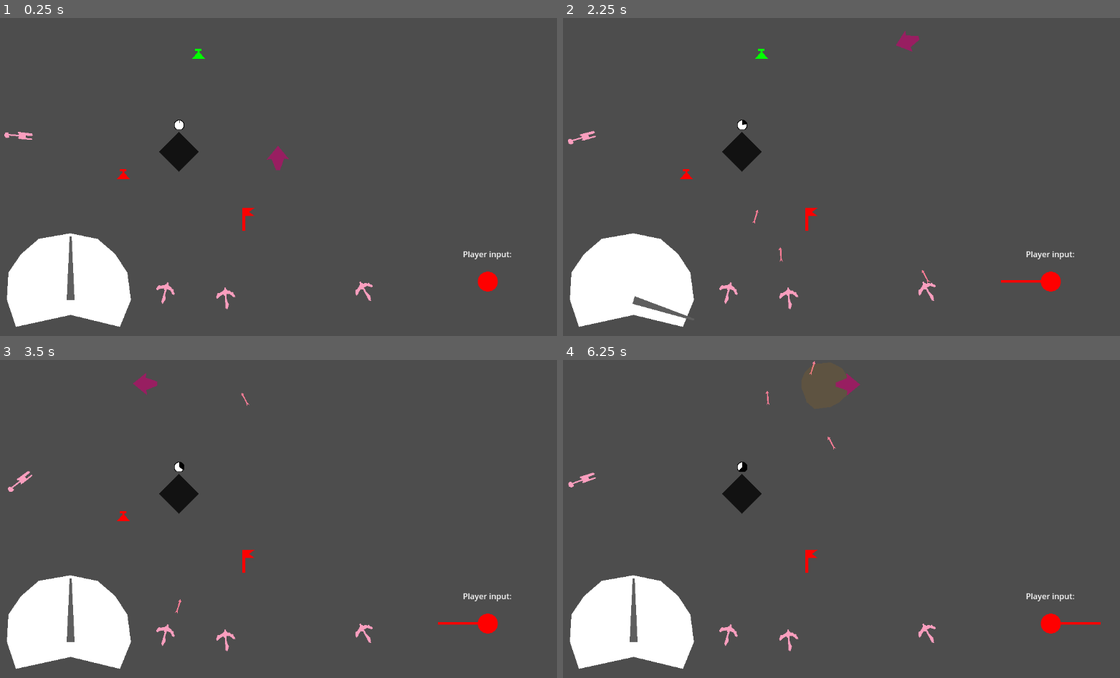
Above: before the commit, frames 1-4 (two rows, left to right).
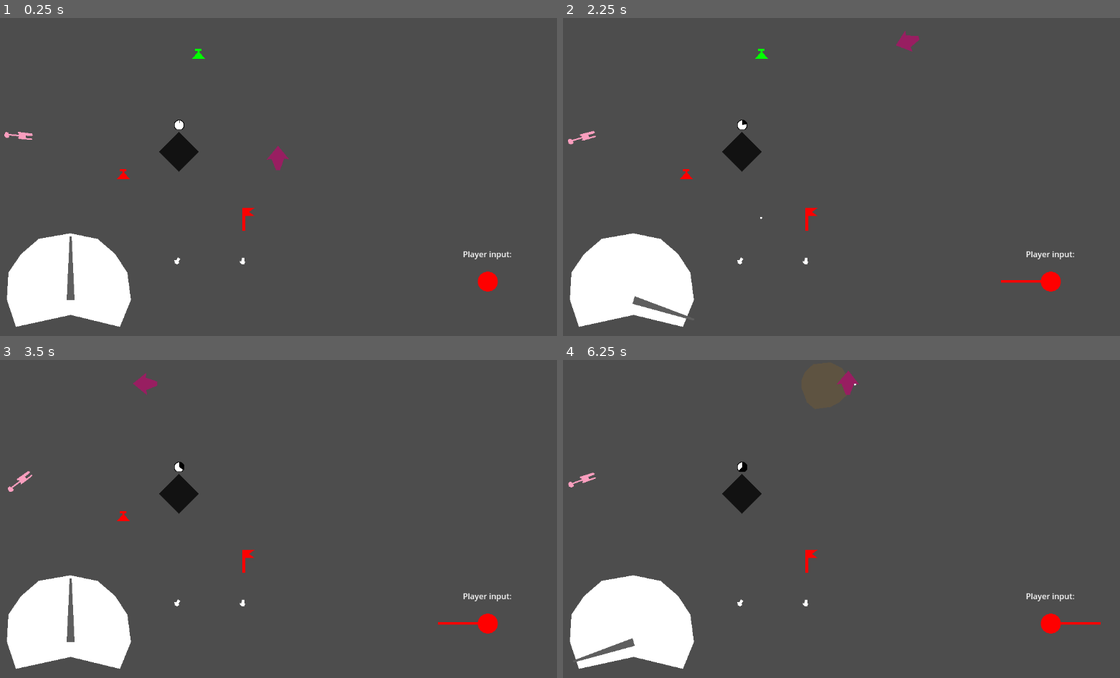
Above: after the commit, the same moments.

Repository: IwailerI/micro-jam-colors
Game: Godot game, scene res://scenes/level/level.tscn
Same seed, same stepped clock (60 frames per second), same inputs: the game is played once before the commit and once after it.
Inputs:
- Up to frame 1 (0.25 s): no input
- Up to frame 2 (2.25 s): hold Space (throttle) 0.53-1.28 s; hold W (movement_up) 0.53-2.03 s; tap Space (throttle) at 1.35 s; hold A (movement_left) from 2.03 s (still down); hold Space (throttle) from 2.03 s (still down)
- Up to frame 3 (3.5 s): keep holding A (movement_left); release Space (throttle) at 2.78 s; tap Space (throttle) at 2.85 s
- Up to frame 4 (6.25 s): release A (movement_left) at 3.53 s; hold S (movement_down) 3.53-4.28 s; hold Space (throttle) 3.53-4.28 s; hold D (movement_right) 4.28-5.03 s; tap Space (throttle) at 4.35, 5.85 s; hold W (movement_up) 5.03-5.78 s; hold Space (throttle) 5.03-5.78 s; hold D (movement_right) from 5.78 s (still down)

The runs differ from the first frame. In frame 1, 0.3% of the frame differs, in the area x 0-67%, y 35-92%; in frame 2, 0.3%; in frame 3, 0.3%; in frame 4, 0.7%, in the area x 2-67%, y 0-96%.

Commit message:
Crossbow remade to Canon

Diff:
--- a/objects/brewing_stand/brewing_stand.gd
+++ b/objects/brewing_stand/brewing_stand.gd
@@ -1,4 +1,6 @@
 extends Node2D
+
+const POTION_PREFAB := preload("res://objects/potion/potion.tscn")
 
 @export_category("Color values")
 @export_range(0, 1) var red: int
@@ -6,7 +8,6 @@
 @export_range(0, 1) var blue: int
 
 @export_category("Brewing values")
-@export var potion: PackedScene
 @export_range(1, 60) var brewing_time: int
 
 @onready var respawn_progressbar: TextureProgressBar = $RespawnProgressBar
@@ -15,7 +16,7 @@
 
 
 func _ready() -> void:
-	assert(is_instance_valid(potion))
+	assert(red == 1 || green == 1 || blue == 1)
 	respawn_timer = $RespawnTimer
 	respawn_timer.timeout.connect(_finish_brewing)
 	_start_brewing()
@@ -32,7 +33,7 @@
 
 func _finish_brewing() -> void:
 	respawn_progressbar.visible = false
-	var potion_node := potion.instantiate()
+	var potion_node := POTION_PREFAB.instantiate()
 	potion_node.red = red
 	potion_node.green = green
 	potion_node.blue = blue
--- a/objects/crossbow/crossbow.gd
+++ b/objects/canon/canon.gd
@@ -1,17 +1,17 @@
 extends StaticBody2D
 
 
-const CROSSBOW_BOLT := preload("res://objects/crossbow/crossbow_bolt.tscn")
+const CANONBALL := preload("res://objects/projectiles/canonball.tscn")
 
 ## Duration in seconds before crossbow starts shooting.
-@export var wakeup: float = 3
-@export var cooldown: float = 3
+@export var wakeup: float = 0.5
+@export var cooldown: float = 1.5
 
 @onready var cooldown_timer: Timer = $Cooldown
 
 
 func _ready() -> void:
-	_setup.call_deferred() # awaiting in read is bad
+	_setup.call_deferred() # awaiting in ready is bad
 	cooldown_timer.timeout.connect(_on_shoot_cooldown_timeout)
 
 
@@ -22,7 +22,7 @@
 
 
 func _on_shoot_cooldown_timeout() -> void:
-	var inst := CROSSBOW_BOLT.instantiate() as Node2D
+	var inst := CANONBALL.instantiate() as Node2D
 	get_parent().add_child(inst)
 	inst.global_rotation = global_rotation
 	inst.global_position = global_position
--- a/objects/crossbow/crossbow.tscn
+++ b/objects/canon/canon.tscn
@@ -1,16 +1,14 @@
 [gd_scene load_steps=3 format=3 uid="uid://dwffie5p7ox4j"]
 
-[ext_resource type="Script" uid="uid://d23whoj8jr6ti" path="res://objects/crossbow/crossbow.gd" id="1_ksyy8"]
+[ext_resource type="Script" uid="uid://d23whoj8jr6ti" path="res://objects/canon/canon.gd" id="1_ksyy8"]
 
 [sub_resource type="CircleShape2D" id="CircleShape2D_ihhhh"]
 radius = 9.0
 
-[node name="Crossbow" type="StaticBody2D"]
+[node name="Cannon" type="StaticBody2D"]
 collision_layer = 2
 collision_mask = 0
 script = ExtResource("1_ksyy8")
-wakeup = 0.5
-cooldown = 1.5
 
 [node name="Cooldown" type="Timer" parent="."]
 
@@ -18,7 +16,13 @@
 shape = SubResource("CircleShape2D_ihhhh")
 
 [node name="Sprite" type="Polygon2D" parent="."]
+visible = false
 position = Vector2(-9, 2)
 scale = Vector2(3.45317, 3.45317)
 color = Color(0.983108, 0.620366, 0.748052, 1)
-polygon = PackedVector2Array(-5, -1, 2, -1, 3, -2, 2, -4, 1, -5, 1, -6, 2, -6, 4, -5, 4, -4, 5, -2, 6, -1, 7, -1, 7, 0, 6, 0, 5, 1, 5, 2, 4, 3, 4, 4, 3, 4, 2, 5, 1, 5, 1, 4, 2, 3, 2, 3, 3, 2, 3, 1, 3, 0, 2, 0, 0, 0, -3, 1, -6, 0)
+polygon = PackedVector2Array(-6, -4, -6, 4, 0, 4)
+
+[node name="Polygon2D" type="Polygon2D" parent="."]
+position = Vector2(-2, -0.454545)
+scale = Vector2(1, 1.09091)
+polygon = PackedVector2Array(-5, 3, -5, -2, 0, -6, 1, -2, 8, -2, 8, 3, 1, 3, 0, 5)
--- a/objects/crossbow/crossbow_bolt.tscn
+++ /dev/null
@@ -1,28 +0,0 @@
-[gd_scene load_steps=3 format=3 uid="uid://xwkjdsly88n5"]
-
-[ext_resource type="Script" uid="uid://bjy4iq1ykcw6t" path="res://objects/crossbow/crossbow_bolt.gd" id="1_c844m"]
-
-[sub_resource type="CapsuleShape2D" id="CapsuleShape2D_oknrv"]
-radius = 1.0
-height = 16.0
-
-[node name="CrossbowBolt" type="CharacterBody2D" groups=["Hazard"]]
-collision_layer = 4
-collision_mask = 7
-script = ExtResource("1_c844m")
-
-[node name="Visibility" type="VisibleOnScreenNotifier2D" parent="."]
-position = Vector2(-3.5, -0.5)
-scale = Vector2(1.65, 0.45)
-
-[node name="Polygon2D" type="Polygon2D" parent="."]
-position = Vector2(1, 1)
-scale = Vector2(0.792364, 0.558289)
-color = Color(1, 0.495858, 0.599217, 1)
-polygon = PackedVector2Array(-25, -8, -18, -4, 5, -4, 4, -9, 12, -2, 5, 4, 6, 1, -17, 0, -25, 4, -21, -2)
-
-[node name="CollisionShape2D" type="CollisionShape2D" parent="."]
-position = Vector2(-3, 0)
-rotation = -1.5708
-shape = SubResource("CapsuleShape2D_oknrv")
-debug_color = Color(0.992116, 0, 0.256465, 0.42)
--- /dev/null
+++ b/objects/projectiles/canonball.tscn
@@ -0,0 +1,11 @@
+[gd_scene load_steps=2 format=3 uid="uid://bceyb68o2p44r"]
+
+[ext_resource type="PackedScene" uid="uid://xwkjdsly88n5" path="res://objects/projectiles/projectile.tscn" id="1_g3a5f"]
+
+[node name="Canonball" instance=ExtResource("1_g3a5f")]
+
+[node name="Visibility" parent="." index="0"]
+scale = Vector2(0.3, 0.3)
+
+[node name="Polygon2D" type="Polygon2D" parent="." index="1"]
+polygon = PackedVector2Array(-2, -1, -1, -2, 1, -2, 2, -1, 2, 1, 1, 2, -1, 2, -2, 1)
--- /dev/null
+++ b/objects/projectiles/crossbow_bolt.tscn
@@ -0,0 +1,22 @@
+[gd_scene load_steps=3 format=3 uid="uid://ij77fx7jvsgq"]
+
+[ext_resource type="PackedScene" uid="uid://xwkjdsly88n5" path="res://objects/projectiles/projectile.tscn" id="1_f04ft"]
+
+[sub_resource type="CapsuleShape2D" id="CapsuleShape2D_f04ft"]
+radius = 1.0
+height = 12.0
+
+[node name="CrossbowBolt" instance=ExtResource("1_f04ft")]
+
+[node name="Visibility" parent="." index="0"]
+position = Vector2(-4.5, 0)
+scale = Vector2(1.55, 0.45)
+
+[node name="Polygon2D2" type="Polygon2D" parent="." index="1"]
+position = Vector2(1, 1)
+scale = Vector2(0.792364, 0.558289)
+color = Color(1, 0.495858, 0.599217, 1)
+polygon = PackedVector2Array(-25, -8, -18, -4, 5, -4, 4, -9, 12, -2, 5, 4, 6, 1, -17, 0, -25, 4, -21, -2)
+
+[node name="CollisionShape2D" parent="." index="2"]
+shape = SubResource("CapsuleShape2D_f04ft")
--- /dev/null
+++ b/objects/projectiles/projectile.tscn
@@ -0,0 +1,20 @@
+[gd_scene load_steps=3 format=3 uid="uid://xwkjdsly88n5"]
+
+[ext_resource type="Script" uid="uid://bjy4iq1ykcw6t" path="res://objects/projectiles/projectile.gd" id="1_c1bky"]
+
+[sub_resource type="CircleShape2D" id="CircleShape2D_c1bky"]
+radius = 1.0
+
+[node name="Projectile" type="CharacterBody2D" groups=["Hazard"]]
+collision_layer = 4
+collision_mask = 7
+script = ExtResource("1_c1bky")
+
+[node name="Visibility" type="VisibleOnScreenNotifier2D" parent="."]
+position = Vector2(3.57628e-07, 0)
+scale = Vector2(0.3, 0.2)
+
+[node name="CollisionShape2D" type="CollisionShape2D" parent="."]
+rotation = -1.5708
+shape = SubResource("CircleShape2D_c1bky")
+debug_color = Color(0.992116, 0, 0.256465, 0.42)
--- a/project.godot
+++ b/project.godot
@@ -32,8 +32,8 @@
 
 [global_group]
 
+GameManager=""
 Hazard=""
-GameManager=""
 Player=""
 
 [input]
--- a/scenes/level/level.tscn
+++ b/scenes/level/level.tscn
@@ -7,7 +7,7 @@
 [ext_resource type="PackedScene" uid="uid://tjya1g7djfw1" path="res://objects/ui/speedometer.tscn" id="3_i166f"]
 [ext_resource type="PackedScene" uid="uid://jw5kpdab0etq" path="res://objects/delivery_point/delivery_point.tscn" id="5_hnne4"]
 [ext_resource type="PackedScene" uid="uid://bt0stmwrnku5k" path="res://objects/brewing_stand/brewing_stand.tscn" id="6_wcngd"]
-[ext_resource type="PackedScene" uid="uid://dwffie5p7ox4j" path="res://objects/crossbow/crossbow.tscn" id="7_xv074"]
+[ext_resource type="PackedScene" uid="uid://dwffie5p7ox4j" path="res://objects/canon/canon.tscn" id="7_xv074"]
 [ext_resource type="PackedScene" uid="uid://skitiu8xadwy" path="res://objects/catapult/catapult.tscn" id="8_sytrn"]
 
 [sub_resource type="WorldBoundaryShape2D" id="WorldBoundaryShape2D_jww0w"]
@@ -32,32 +32,6 @@
 [node name="GameManager" parent="." instance=ExtResource("1_qkmgm")]
 unique_name_in_owner = true
 
-[node name="PlayerColliders" type="Node" parent="."]
-
-[node name="DeliveryPoint" parent="PlayerColliders" instance=ExtResource("5_hnne4")]
-position = Vector2(532, 405)
-
-[node name="Potion" parent="PlayerColliders" instance=ExtResource("1_i166f")]
-position = Vector2(281, 315)
-red = 1
-
-[node name="Potion2" parent="PlayerColliders" instance=ExtResource("1_i166f")]
-position = Vector2(432, 73)
-green = 1
-
-[node name="BrewingStand" parent="PlayerColliders" instance=ExtResource("6_wcngd")]
-position = Vector2(393, 269)
-green = 1
-blue = 1
-potion = ExtResource("1_i166f")
-
-[node name="Player" parent="." instance=ExtResource("1_jww0w")]
-position = Vector2(591, 333)
-base_speed = 200.0
-max_speed = 400.0
-throttle_acceleration = 1000.0
-passive_acceleration = -1000.0
-
 [node name="WorldBorder" type="StaticBody2D" parent="."]
 collision_layer = 2
 collision_mask = 0
@@ -80,36 +54,59 @@
 rotation = -1.5708
 shape = SubResource("WorldBoundaryShape2D_jww0w")
 
-[node name="StaticBody2D2" type="StaticBody2D" parent="."]
+[node name="Tileset(TODO)" type="Node2D" parent="."]
+
+[node name="StaticBody2D2" type="StaticBody2D" parent="Tileset(TODO)"]
 collision_layer = 2
 collision_mask = 0
 
-[node name="CollisionShape2D" type="CollisionShape2D" parent="StaticBody2D2"]
+[node name="CollisionShape2D" type="CollisionShape2D" parent="Tileset(TODO)/StaticBody2D2"]
 position = Vector2(869.5, 309)
 shape = SubResource("RectangleShape2D_jww0w")
 
-[node name="StaticBody2D" type="StaticBody2D" parent="." groups=["Hazard"]]
+[node name="Hazards" type="Node2D" parent="."]
+
+[node name="Cannon" parent="Hazards" instance=ExtResource("7_xv074")]
+position = Vector2(390, 488)
+rotation = -1.07913
+
+[node name="Cannon2" parent="Hazards" instance=ExtResource("7_xv074")]
+position = Vector2(521, 488)
+rotation = -1.48466
+
+[node name="Catapult" parent="Hazards" instance=ExtResource("8_sytrn")]
+position = Vector2(82, 238)
+
+[node name="StaticBody2D" type="StaticBody2D" parent="Hazards" groups=["Hazard"]]
 position = Vector2(182.762, 118.371)
 collision_layer = 4
 collision_mask = 0
 
-[node name="CollisionShape2D" type="CollisionShape2D" parent="StaticBody2D"]
+[node name="CollisionShape2D" type="CollisionShape2D" parent="Hazards/StaticBody2D"]
 shape = SubResource("CircleShape2D_nbgty")
 debug_color = Color(0.944911, 0.0655937, 0.561244, 0.42)
 
-[node name="Crossbow" parent="." instance=ExtResource("7_xv074")]
-position = Vector2(366, 546)
-rotation = -1.28095
-wakeup = 0.33
+[node name="Pickups" type="Node2D" parent="."]
 
-[node name="Crossbow2" parent="." instance=ExtResource("7_xv074")]
-position = Vector2(486, 557)
-rotation = -1.63637
+[node name="DeliveryPoint" parent="Pickups" instance=ExtResource("5_hnne4")]
+position = Vector2(532, 405)
 
-[node name="Crossbow3" parent="." instance=ExtResource("7_xv074")]
-position = Vector2(763, 544)
-rotation = -2.06261
-wakeup = 0.66
+[node name="Potion" parent="Pickups" instance=ExtResource("1_i166f")]
+position = Vector2(281, 315)
+red = 1
 
-[node name="Catapult" parent="." instance=ExtResource("8_sytrn")]
-position = Vector2(82, 238)
+[node name="Potion2" parent="Pickups" instance=ExtResource("1_i166f")]
+position = Vector2(432, 73)
+green = 1
+
+[node name="BrewingStand" parent="Pickups" instance=ExtResource("6_wcngd")]
+position = Vector2(393, 269)
+green = 1
+blue = 1
+
+[node name="Player" parent="." instance=ExtResource("1_jww0w")]
+position = Vector2(591, 333)
+base_speed = 200.0
+max_speed = 400.0
+throttle_acceleration = 1000.0
+passive_acceleration = -1000.0
Renamed: objects/crossbow/crossbow.gd.uid -> objects/canon/canon.gd.uid
Renamed: objects/crossbow/crossbow_bolt.gd -> objects/projectiles/projectile.gd
Renamed: objects/crossbow/crossbow_bolt.gd.uid -> objects/projectiles/projectile.gd.uid
